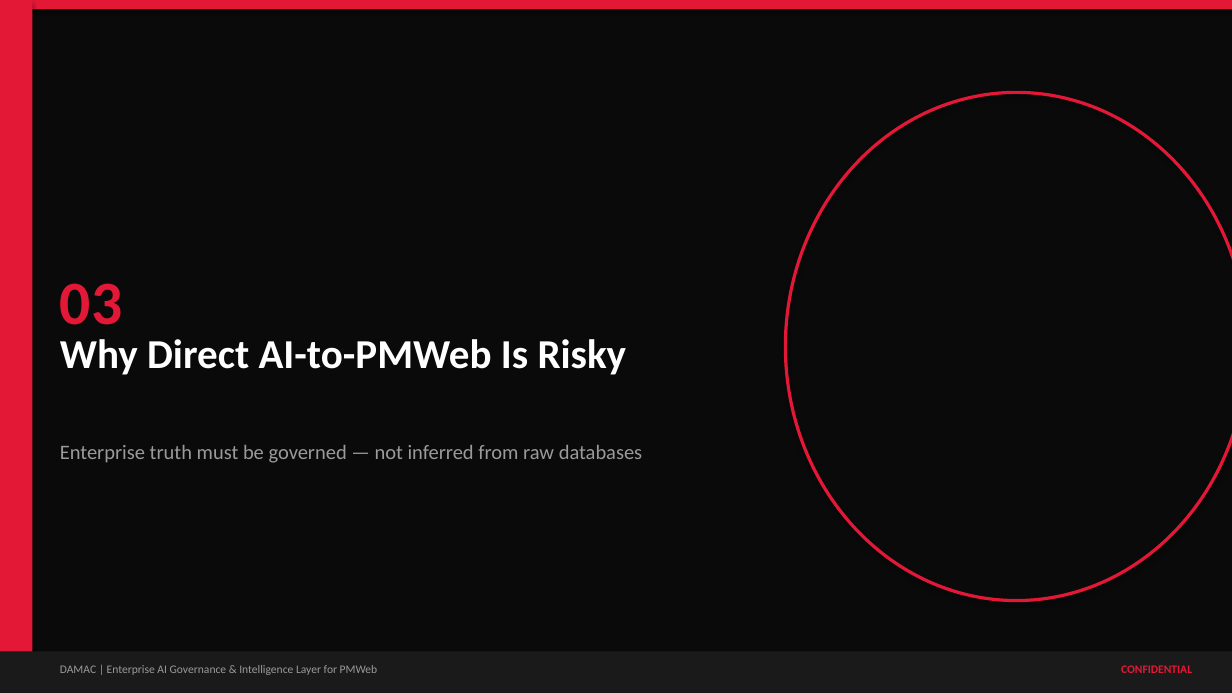
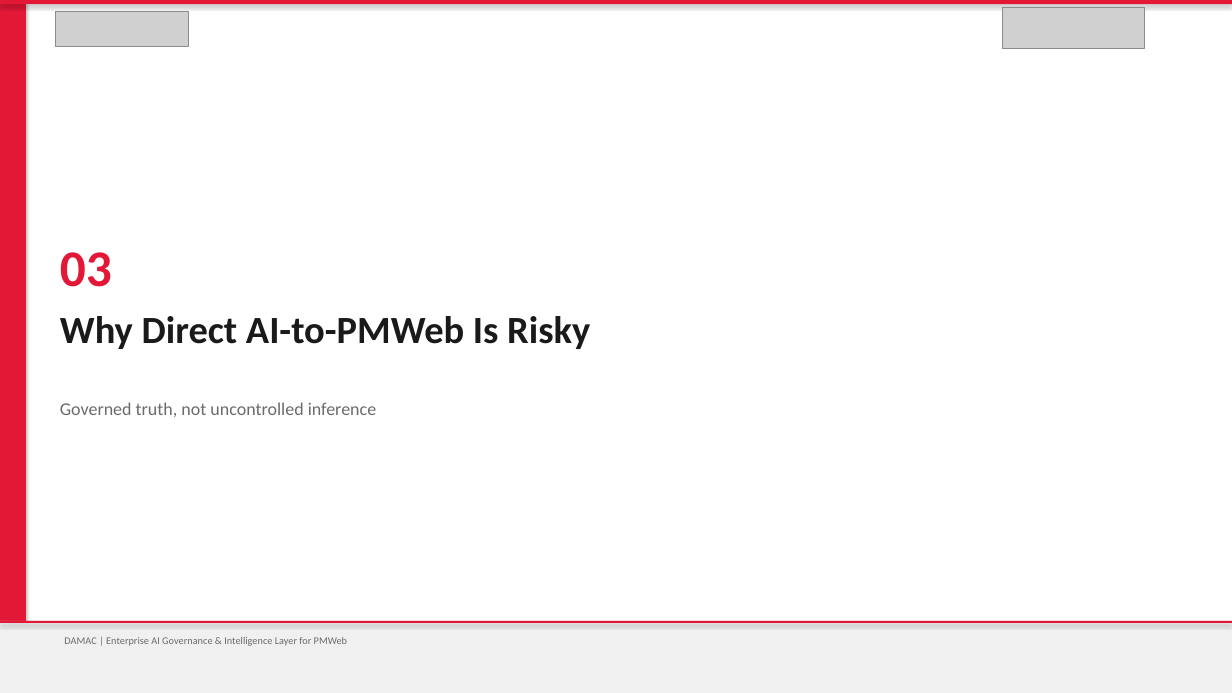
Before and after one commit to vishnushankar9024/procurehubibi, a slide deck: slide 12 of output/DAMAC_PMWeb_AI_Governance_Intelligence_Layer.pptx. Drawn at 1232x693 pixels with LibreOffice and Linux fonts; fonts in the diff are those of the drawing; grey boxes stand for pictures. Boxes give left, top, right and bottom in pixels: in the first picture for what was removed or moved away, otherwise in the second. Text is boxed around its words. In the diff, an @@ line names an element or a change of style, - is before the commit and + after.

```diff
--- a/output/DAMAC_PMWeb_AI_Governance_Intelligence_Layer.pptx
+++ b/output/DAMAC_PMWeb_AI_Governance_Intelligence_Layer.pptx
@@ background #0A0A0A to #FFFFFF @@
@@ rectangle: place and size @@
-rectangle at bbox=[0, 0, 32, 693]
+rectangle at bbox=[0, 0, 26, 693]
@@ rectangle: place and size @@
-rectangle at bbox=[0, 0, 1232, 9]
+rectangle at bbox=[0, 0, 1232, 4]
@@ picture added at bbox=[55, 11, 189, 46] @@
@@ picture added at bbox=[1003, 7, 1145, 48] @@
@@ ellipse removed at bbox=[786, 92, 1232, 601] @@
@@ text "03": place and size @@
-text "03" at bbox=[60, 283, 122, 325]
+text "03" at bbox=[60, 252, 112, 287]
@@ text "03" at bbox=[60, 252, 112, 287]: size 48 to 40 pt @@
@@ text "Why Direct AI-to-PMWeb Is Risky": place and size @@
-text "Why Direct AI-to-PMWeb Is Risky" at bbox=[60, 339, 627, 375]
+text "Why Direct AI-to-PMWeb Is Risky" at bbox=[60, 316, 590, 349]
@@ text "Why Direct AI-to-PMWeb Is Risky" at bbox=[60, 316, 590, 349]: size 32 to 30 pt, text colour #FFFFFF to #1A1A1A @@
@@ text added at bbox=[60, 402, 376, 417], 14 pt, text #6B6B6B @@
+Governed truth, not uncontrolled inference
@@ text removed at bbox=[60, 445, 643, 463] @@
-Enterprise truth must be governed — not inferred from raw databases
@@ rectangle: place and size @@
-rectangle at bbox=[0, 652, 1232, 693]
+rectangle at bbox=[0, 621, 1232, 693]
@@ rectangle at bbox=[0, 621, 1232, 693]: fill #1A1A1A to #F0F0F0 @@
@@ rectangle added at bbox=[0, 621, 1232, 623], fill #E31837 @@
@@ text "DAMAC | Enterprise AI Governance ...": place and size @@
-text "DAMAC | Enterprise AI Governance ..." at bbox=[60, 665, 378, 675]
+text "DAMAC | Enterprise AI Governance ..." at bbox=[64, 637, 347, 646]
@@ text "DAMAC | Enterprise AI Governance ..." at bbox=[64, 637, 347, 646]: size 9 to 8 pt, text colour #9A9A9A to #6B6B6B @@
@@ text removed at bbox=[1121, 665, 1192, 673] @@
-CONFIDENTIAL
```
Also in this commit, not shown: 33 other slides changed, 1 slide added, 1 slide removed, 5 other files.
